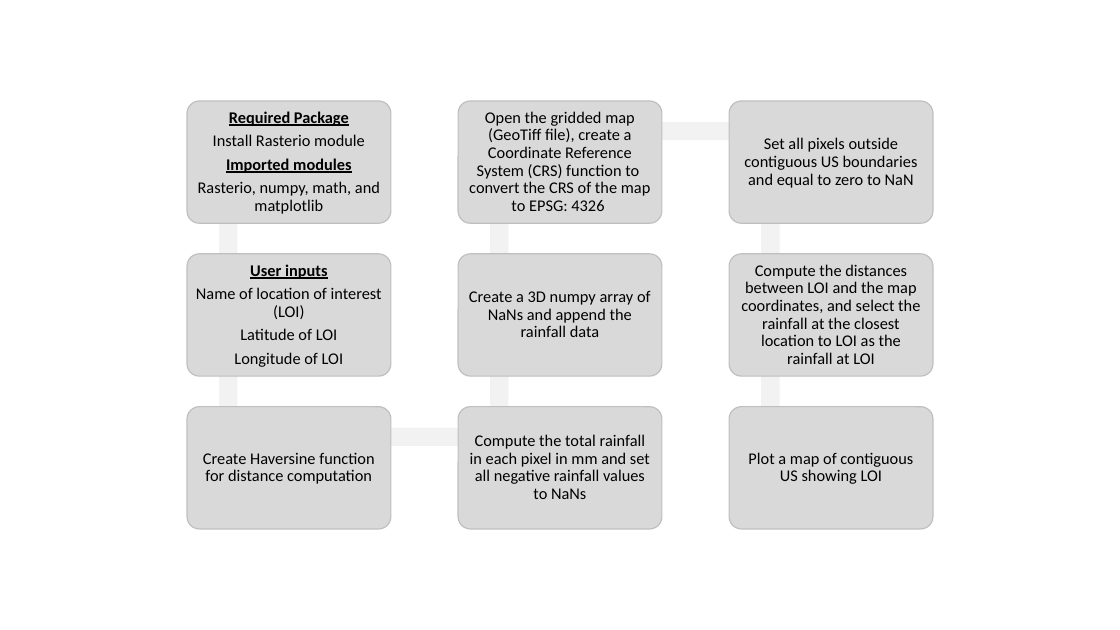
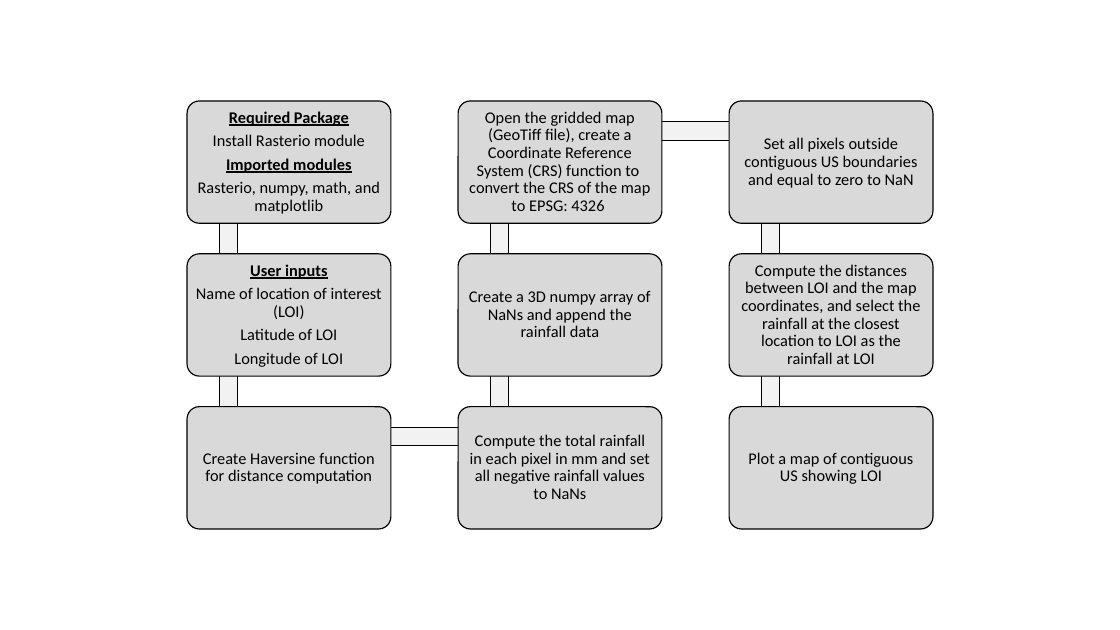
Before and after one commit to parkernath32/semester_project, a slide deck: slide 1 of Miscellaneous_files/Flow_chart.pptx. Drawn at 1120x630 pixels with LibreOffice and Linux fonts; fonts in the diff are those of the drawing. Boxes give left, top, right and bottom in pixels: in the first picture for what was removed or moved away, otherwise in the second. Text is boxed around its words. In the diff, an @@ line names an element or a change of style, - is before the commit and + after.

```diff
--- a/Miscellaneous_files/Flow_chart.pptx
+++ b/Miscellaneous_files/Flow_chart.pptx
@@ outline none to #000000 0.75 pt in 8 elements at [219, 131, 237, 284], [219, 284, 237, 436], [229, 428, 499, 446], [490, 284, 509, 436], [490, 131, 509, 284], [500, 122, 770, 140], [762, 131, 780, 284], [762, 284, 780, 436] @@
@@ outline #BFBFBF 1 pt to #000000 1 pt in 9 elements at [187, 101, 392, 223], [187, 254, 392, 376], [187, 407, 392, 529], [458, 407, 662, 529], [458, 254, 662, 376], [458, 101, 662, 223], [729, 101, 933, 223], [729, 254, 933, 376], [729, 407, 933, 529] @@
```
Also in this commit, not shown: 1 other file.
